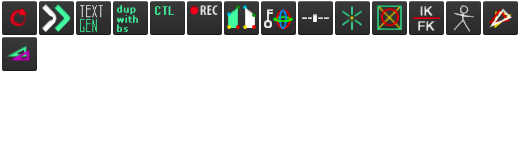
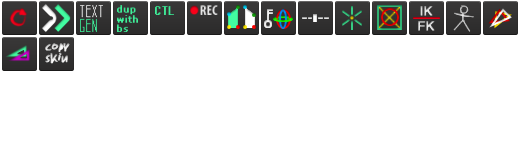
Comparing the layer stacks of the two 523px x 153px images. Changes:
added group "copy skin" (1st of 2) with 6 layers above "Layer 2" over (39, 37, 74, 71)
added group "graphics" (3rd of 3, in "copy skin") with 4 layers in group "copy skin" over (43, 42, 71, 64)
added layer "copy skin" (2nd of 2, in "copy skin" › "graphics") in group "graphics" over (45, 42, 70, 64)
added layer "Rounded Rectangle 2" (16th of 16, in "copy skin") in group "copy skin" over (39, 37, 74, 71)
